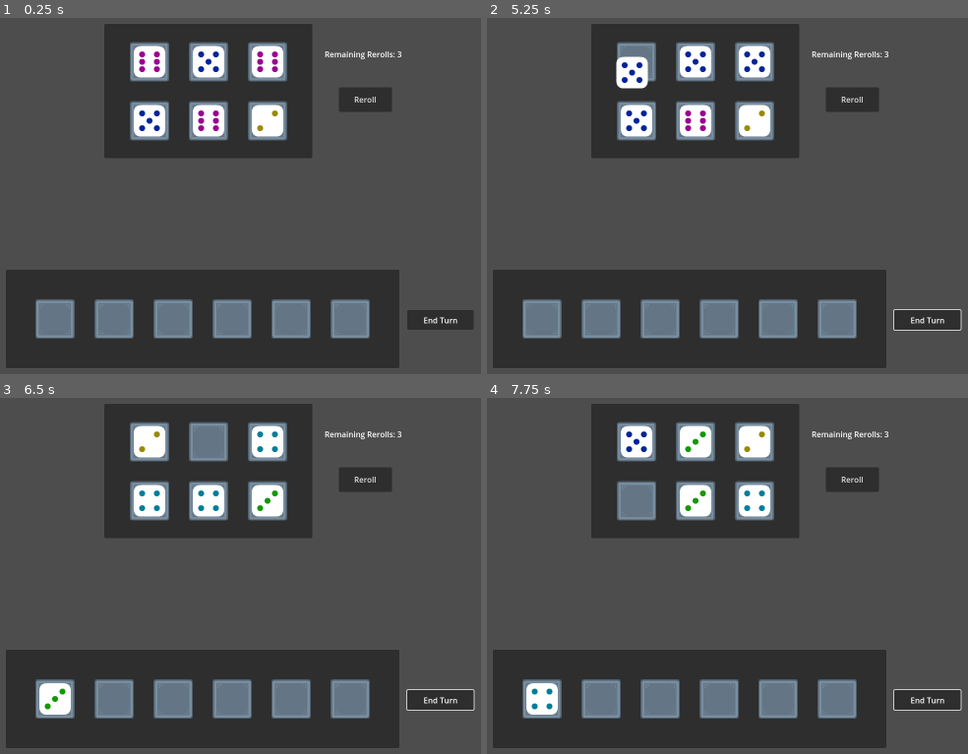
Above: before the commit, frames 1-4 (two rows, left to right).
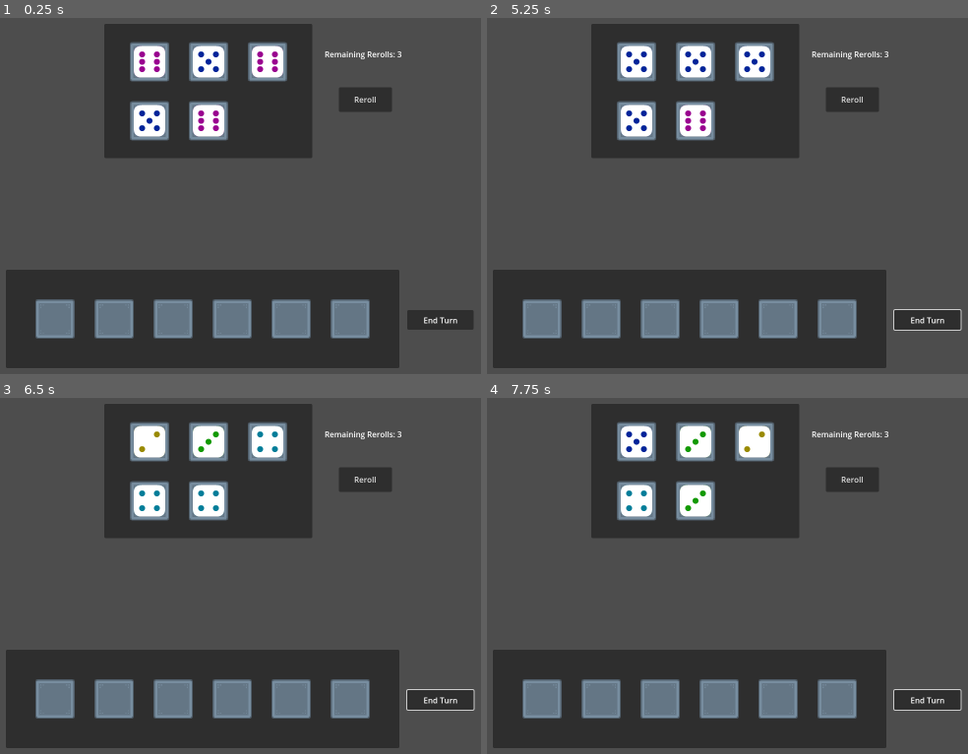
Above: after the commit, the same moments.

Repository: Greg-Rus/ChaosDice
Game: Godot game, scene res://scenes/main.tscn
Same seed, same stepped clock (60 frames per second), same inputs: the game is played once before the commit and once after it.
Inputs (mouse positions are in pixels of both pictures, inside the frame that each line leads up to):
- Up to frame 1 (0.25 s): no input
- Up to frame 2 (5.25 s): click "Reroll" at 0.5 s; click "End Turn" at 1.25 s; click "Reroll" at 2 s; click "End Turn" at 2.75 s; click "Reroll" at 3.5 s; click "End Turn" at 4.25 s; tap Enter at 5 s; move the mouse to (636, 60) at 5.02 s; click (636, 60) at 5.17 s
- Up to frame 3 (6.5 s): tap Space at 5.75 s; move the mouse to (206, 440) at 5.77 s; click (206, 440) at 5.92 s
- Up to frame 4 (7.75 s): tap Enter at 6.5 s; move the mouse to (756, 440) at 6.52 s; click (756, 440) at 6.67 s; tap Space at 7.25 s; move the mouse to (636, 501) at 7.27 s; click (636, 501) at 7.42 s

The runs differ from the first frame. In frame 1, 0.9% of the frame differs, in the area x 51-60%, y 23-35%; in frame 2, 1.6%; in frame 3, 2.1%, in the area x 8-60%, y 7-89%; in frame 4, 2.1%.

Commit message:
added basic Ship, Captain, Crew gameplay

Diff:
--- a/scenes/base_rule_condition.gd
+++ b/scenes/base_rule_condition.gd
@@ -1,5 +1,7 @@
 extends Node
 class_name BaseRuleCondition
+
+signal rule_status_changed(is_met : bool)
 
 @export var is_triggered : bool = false:
 	set(new_value):
--- a/scenes/main.gd
+++ b/scenes/main.gd
@@ -2,18 +2,19 @@
 class_name Main
 
 @export var die_scene : PackedScene
-@export var initial_die_count : int
 @export var re_rolls_count : int = 3
 
 @onready var roll_zone : RollZone = %RollZone
 
 func _ready():
-	GameState.re_rolls_available = re_rolls_count
 	EventBus.die_clicked.connect(on_die_clicked)
 	EventBus.re_roll_clicked.connect(do_re_roll)
 	EventBus.end_turn_clicked.connect(on_end_turn)
 	EventBus.on_remaining_re_rolls_changed.emit()
+	spawn_dice(GameState.initial_dice_count)
 
+
+func spawn_dice(initial_die_count : int):
 	for i in initial_die_count:
 		var die = die_scene.instantiate() as Die
 		die.die_id = i
@@ -23,14 +24,10 @@
 func on_die_clicked(die : Die):
 	GameState.selected_die = die
 	if GameState.free_dice.has(die.die_id):
-		lock_die(die)
+		if(GameState.legal_dice_picks.has(die.number)):
+			GameState.lock_die(die)
 	else:
 		EventBus.locked_die_selected.emit(die)
-
-func lock_die(die : Die):
-	GameState.free_dice.erase(die.die_id)
-	GameState.locked_dice[die.die_id] = die
-	EventBus.die_locked.emit(die)
 
 func do_re_roll():
 	if(GameState.re_rolls_available == 0):
@@ -48,10 +45,7 @@
 func on_end_turn():
 	GameState.re_rolls_available = re_rolls_count
 	EventBus.on_remaining_re_rolls_changed.emit()
-	for die_id in GameState.locked_dice.keys():
-		var die = GameState.locked_dice[die_id] as Die
-		GameState.free_dice[die.die_id] = die
-	GameState.locked_dice.clear()
+	GameState.reset_locked_dice()
 	roll_zone.reset_dice()
 	start_new_turn()
 
--- a/scenes/main.tscn
+++ b/scenes/main.tscn
@@ -1,17 +1,17 @@
-[gd_scene load_steps=8 format=3 uid="uid://bgy38152rkkkn"]
+[gd_scene load_steps=9 format=3 uid="uid://bgy38152rkkkn"]
 
 [ext_resource type="Script" path="res://scenes/main.gd" id="1_u8x3p"]
 [ext_resource type="PackedScene" uid="uid://bljc7cvq4myj" path="res://scenes/roll_zone.tscn" id="2_jgee7"]
 [ext_resource type="PackedScene" uid="uid://bje0q6cgd4780" path="res://scenes/die.tscn" id="2_ui44y"]
 [ext_resource type="PackedScene" uid="uid://br3bqtprjb3hy" path="res://scenes/lock_zone.tscn" id="3_oo3qr"]
 [ext_resource type="PackedScene" uid="uid://hts8cuxfrhoh" path="res://scenes/rule_trigger.tscn" id="5_ir8gu"]
+[ext_resource type="PackedScene" uid="uid://dw6klvtgwhxwh" path="res://scenes/ship_captain_crew.tscn" id="5_l10al"]
 [ext_resource type="PackedScene" uid="uid://dw6c88kbahi6j" path="res://scenes/specific_locked_dice_condition.tscn" id="5_lfov8"]
 [ext_resource type="PackedScene" uid="uid://cj5mfihp8uli2" path="res://scenes/sequetial_rule_condition.tscn" id="6_sbmgr"]
 
 [node name="Main" type="Node2D"]
 script = ExtResource("1_u8x3p")
 die_scene = ExtResource("2_ui44y")
-initial_die_count = 6
 
 [node name="UI" type="Control" parent="."]
 layout_mode = 3
@@ -36,15 +36,17 @@
 offset_right = 1200.0
 offset_bottom = 1100.0
 
-[node name="OnDiceLockedTirgger" parent="." instance=ExtResource("5_ir8gu")]
+[node name="ShipCaptainCrew" parent="." instance=ExtResource("5_l10al")]
 
-[node name="ShipCaptainCrewValues" parent="OnDiceLockedTirgger" instance=ExtResource("6_sbmgr")]
+[node name="OnDiceLockedTirgger" parent="ShipCaptainCrew" instance=ExtResource("5_ir8gu")]
 
-[node name="Has_6" parent="OnDiceLockedTirgger/ShipCaptainCrewValues" instance=ExtResource("5_lfov8")]
+[node name="ShipCaptainCrewValues" parent="ShipCaptainCrew/OnDiceLockedTirgger" instance=ExtResource("6_sbmgr")]
+
+[node name="Has_6" parent="ShipCaptainCrew/OnDiceLockedTirgger/ShipCaptainCrewValues" instance=ExtResource("5_lfov8")]
 specific_locked_dice = Array[int]([6])
 
-[node name="Has_5" parent="OnDiceLockedTirgger/ShipCaptainCrewValues" instance=ExtResource("5_lfov8")]
+[node name="Has_5" parent="ShipCaptainCrew/OnDiceLockedTirgger/ShipCaptainCrewValues" instance=ExtResource("5_lfov8")]
 specific_locked_dice = Array[int]([5])
 
-[node name="Has_4" parent="OnDiceLockedTirgger/ShipCaptainCrewValues" instance=ExtResource("5_lfov8")]
+[node name="Has_4" parent="ShipCaptainCrew/OnDiceLockedTirgger/ShipCaptainCrewValues" instance=ExtResource("5_lfov8")]
 specific_locked_dice = Array[int]([4])
--- a/scenes/specific_locked_dice_condition.gd
+++ b/scenes/specific_locked_dice_condition.gd
@@ -2,12 +2,6 @@
 class_name SpecificLockedDiceCondition
 
 @export var specific_locked_dice : Array[int]
-
-#func _ready():
-	#EventBus.die_locked.connect(on_die_locked)
-	#
-#func on_die_locked(die):
-	#print("Testing for pattern" + str(specific_locked_dice) + " Result: " +str(test()))
 
 func test() -> bool:
 	var result_found : bool = false
--- a/sequetial_rule_condition.gd
+++ b/sequetial_rule_condition.gd
@@ -5,11 +5,6 @@
 
 func _ready():
 	children.assign(get_children())
-	#EventBus.die_locked.connect(on_die_locked)
-	#
-#func on_die_locked(die):
-	#test()
-	#print("Sequential result is: " + str(is_triggered))
 
 func test():
 	var result = false
@@ -18,4 +13,3 @@
 		if(result == false):
 			break
 	is_triggered = result
-	print("Sequential result is: " + str(is_triggered))
--- a/services/game_state.gd
+++ b/services/game_state.gd
@@ -5,6 +5,7 @@
 var locked_dice = {}
 var selected_die : Die
 var re_rolls_available : int
+var initial_dice_count : int
 
 func get_locked_die_values() -> Array[int]:
 	var dice :Array[Die]
@@ -13,5 +14,16 @@
 	numbers.assign(dice.map(func(die): return die.number))
 	return numbers
 
-func update_gegal_dice_picks(dice_picks : Array[int]):
+func update_legal_dice_picks(dice_picks : Array[int]):
 	legal_dice_picks = dice_picks
+
+func lock_die(die : Die):
+	free_dice.erase(die.die_id)
+	locked_dice[die.die_id] = die
+	EventBus.die_locked.emit(die)
+
+func reset_locked_dice():
+	for die_id in locked_dice.keys():
+		var die = locked_dice[die_id] as Die
+		free_dice[die.die_id] = die
+	locked_dice.clear()
--- a/ship_captain_crew_game.gd
+++ b/ship_captain_crew_game.gd
@@ -1,4 +1,27 @@
 extends Node
 
+@export var initial_die_count = 5
+@export var re_rolls_count : int = 3
+
+@onready var has_ship : BaseRuleCondition = $OnDiceLockedTirgger/ShipCaptainCrewValues/Has_6
+@onready var has_captain : BaseRuleCondition = $OnDiceLockedTirgger/ShipCaptainCrewValues/Has_5
+@onready var has_crew : BaseRuleCondition = $OnDiceLockedTirgger/ShipCaptainCrewValues/Has_4
+
 func _ready():
-	GameState.update_gegal_dice_picks([6])
+	GameState.initial_dice_count = initial_die_count
+	GameState.re_rolls_available = re_rolls_count
+	GameState.update_legal_dice_picks([6])
+	EventBus.die_locked.connect(on_die_locked)
+	EventBus.turn_start.connect(on_new_turn)
+
+func on_die_locked(die):
+	if(has_ship.is_triggered):
+		GameState.update_legal_dice_picks([5])
+	if(has_captain.is_triggered):
+		GameState.update_legal_dice_picks([4])
+	if(has_crew.is_triggered):
+		GameState.update_legal_dice_picks([1,2,3,4,5,6])
+
+
+func on_new_turn():
+	GameState.update_legal_dice_picks([6])
